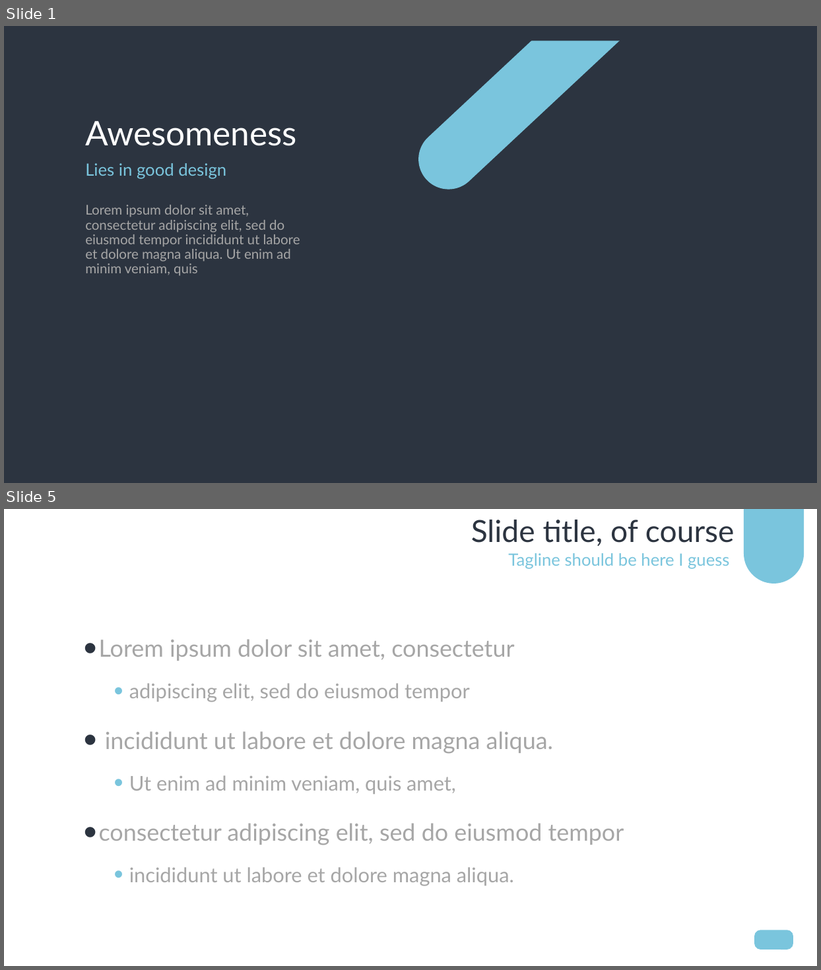
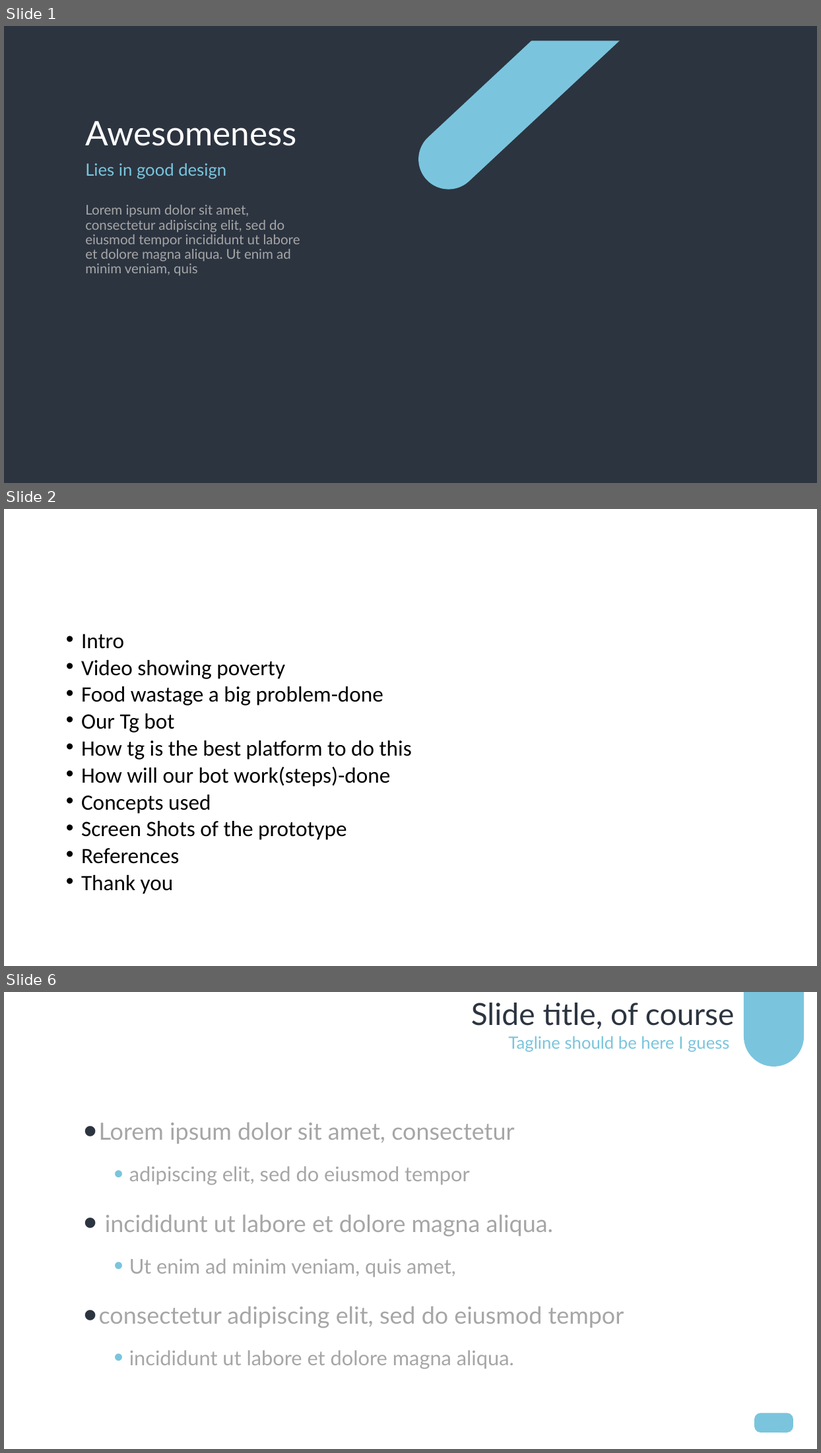
Before and after one commit to mayank-cse/Hunger-Free-Society, a slide deck: hunger1.pptx. Shown one above the other, each under a label of ours: slides 1 and 5 before the commit, slides 1, 2 and 6 after it; the slides between them are not shown. The pictures are 821x970 and 821x1453 pixels, drawn with LibreOffice and Linux fonts; fonts in the diff are those of the drawing; background and template pictures are left out. Boxes give left, top, right and bottom in pixels: in the first picture for what was removed or moved away, otherwise in the second. Text is boxed around its words. In the diff, an @@ line names an element or a change of style, - is before the commit and + after.

```diff
--- a/hunger1.pptx
+++ b/hunger1.pptx
@@ slide 2 added at [4,509,817,966], background #FFFFFF @@
@@ text added at [81,634,412,894], 25.9 pt, text #000000 @@
+• Intro
+• Video showing poverty
+• Food wastage a big problem-done
+• Our Tg bot
+• How tg is the best platform to do this
+• How will our bot work(steps)-done
+• Concepts used
+• Screen Shots of the prototype
+• References
+• Thank you
@@ what was slide 5 is now slide 6 @@
```
Also in this commit, not shown: 1 slide changed, 2 other slides added, 2 slides removed.
